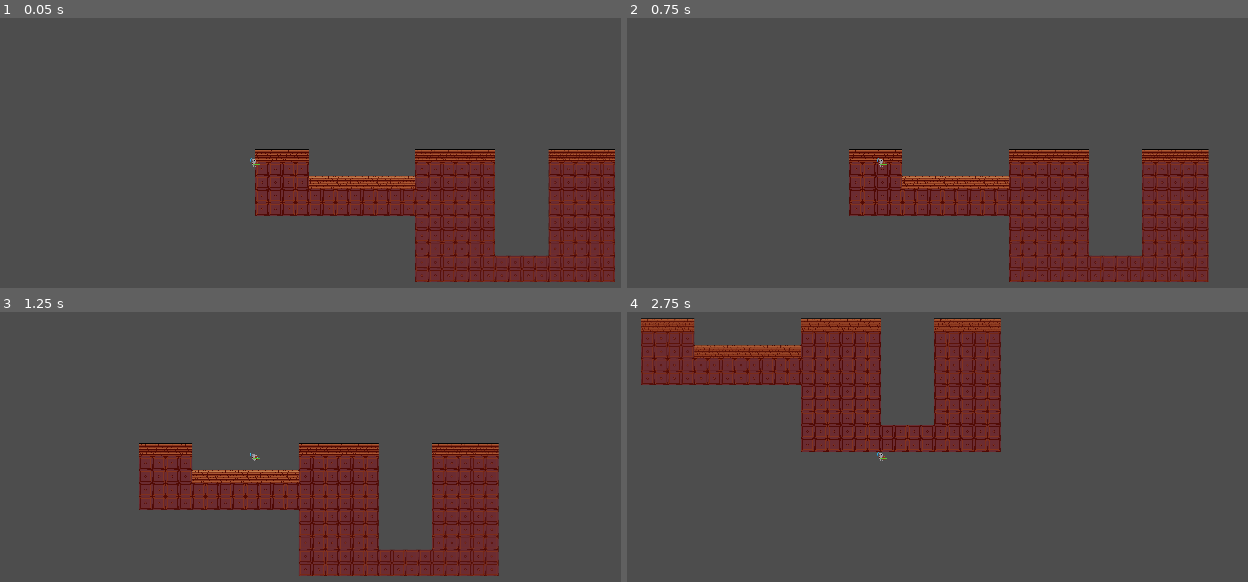
Above: before the commit, frames 1-4 (two rows, left to right).
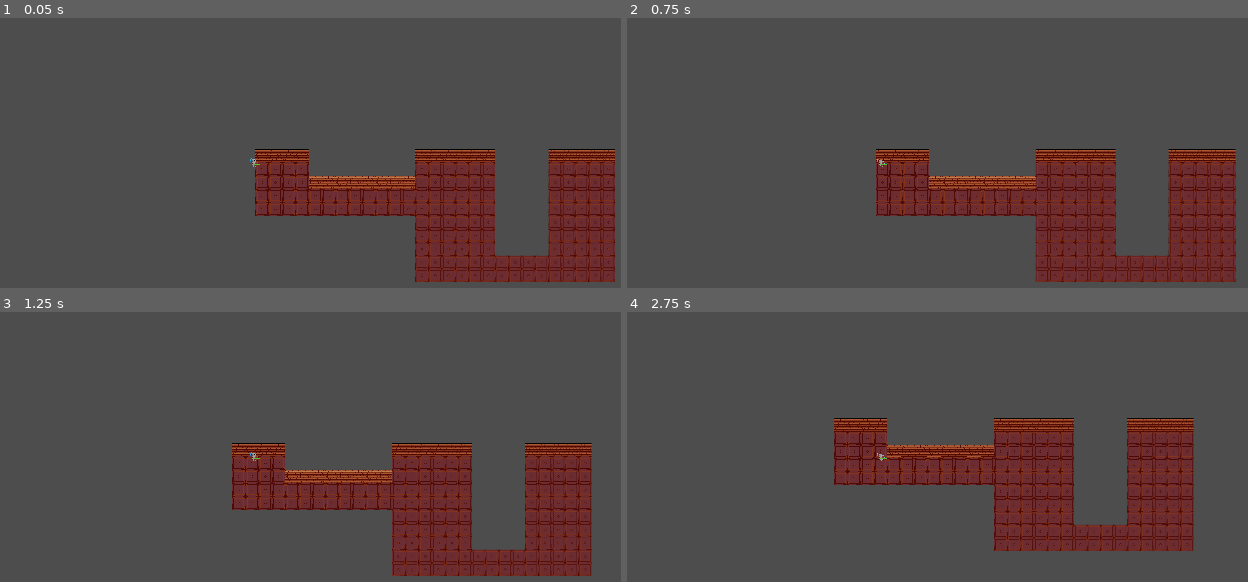
Above: after the commit, the same moments.

Repository: nvbeusekom/GMTK-Game-Jam-2023
Game: Godot game, scene res://dungeoncrawl.tscn
Two runs of this game, one before a commit and one after it. Both use one fixed random seed, a clock stepped at 60 frames per second and the inputs below.
Inputs:
- Up to frame 1 (0.05 s): no input
- Up to frame 2 (0.75 s): tap Enter at 0.5 s; hold D (move_right) from 0.53 s (still down)
- Up to frame 3 (1.25 s): keep holding D (move_right)
- Up to frame 4 (2.75 s): release D (move_right) at 1.28 s; hold S (move_down) 1.28-2.03 s; hold D (move_right) from 2.03 s (still down)

Frame 1 is identical in both runs. In frame 2, 8.9% of the frame differs, in the area x 35-99%, y 48-98%; in frame 3, 20%; in frame 4, 32%, in the area x 2-92%, y 2-89%.

Commit message:
fixed animation

Diff:
--- a/player.gd
+++ b/player.gd
@@ -1,5 +1,5 @@
 extends RigidBody2D
-@export var speed = 400 # How fast the player will move (pixels/sec).
+@export var speed = 80 # How fast the player will move (pixels/sec).
 var screen_size # Size of the game window.
 
 var health = 3
@@ -21,14 +21,15 @@
 	if Input.is_action_pressed("move_up"):
 		velocity.y -= 1
 
+	$AnimatedSprite2D.play()
+
 	if velocity.length() > 0:
 		velocity = velocity.normalized() * speed
-		$AnimatedSprite2D.play()
-	else:
-		$AnimatedSprite2D.stop()
+
 	position += velocity * delta
 	position.x = clamp(position.x, 0, screen_size.x)
 	position.y = clamp(position.y, 0, screen_size.y)
+	print(velocity.length())
 	if velocity.length() > 0:
 		$AnimatedSprite2D.animation = "walk"
 	else:
--- a/player.tscn
+++ b/player.tscn
@@ -23,9 +23,6 @@
 }, {
 "frames": [{
 "duration": 1.0,
-"texture": ExtResource("4_cl7nw")
-}, {
-"duration": 1.0,
 "texture": ExtResource("5_r7mdq")
 }, {
 "duration": 1.0,
@@ -33,6 +30,9 @@
 }, {
 "duration": 1.0,
 "texture": ExtResource("7_wj05t")
+}, {
+"duration": 1.0,
+"texture": ExtResource("4_cl7nw")
 }],
 "loop": true,
 "name": &"walk",
